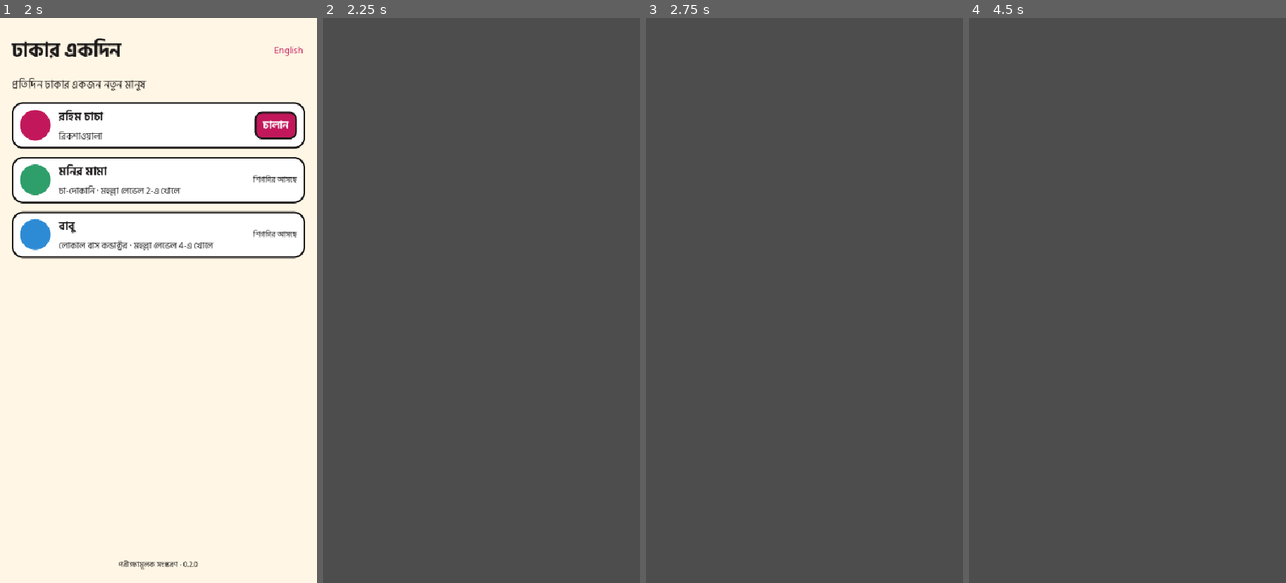
Above: before the commit, frames 1-4 (left to right).
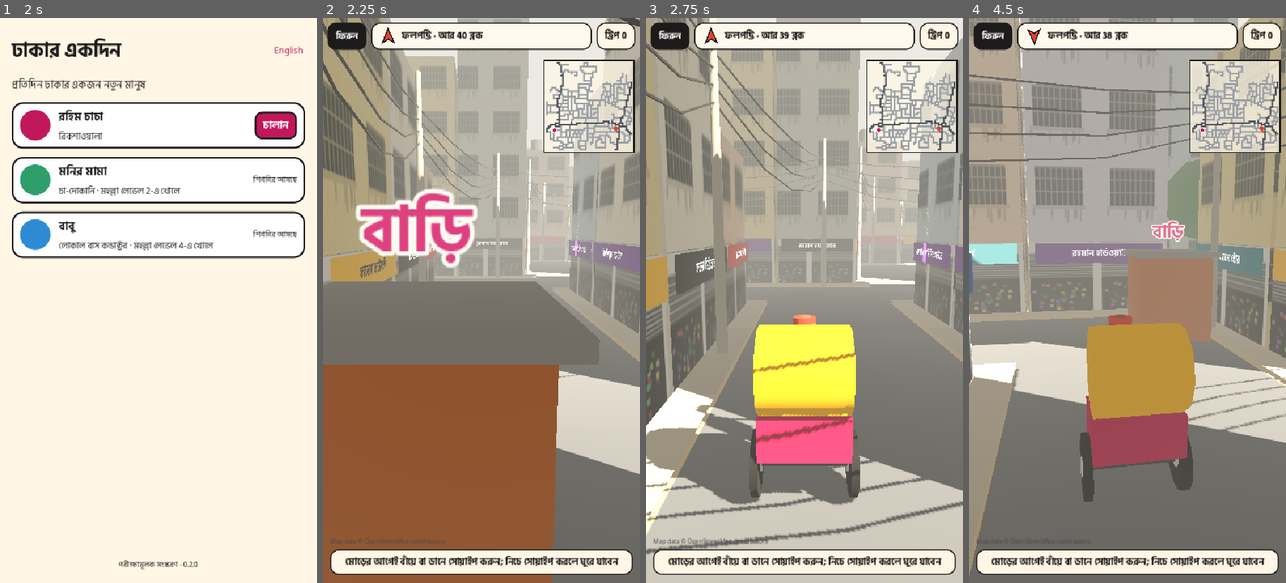
Above: after the commit, the same moments.

Repository: Habibur-Rahman-KUET-09/Dhakay-Akdin
Game: Godot game, scene res://scenes/main.tscn
The game is run twice, just before and just after one commit, with the same random seed, the same clock (stepped at 60 frames per second) and the same inputs.
Inputs (mouse positions are in pixels of both pictures, inside the frame that each line leads up to):
- Up to frame 1 (2 s): click "English" at 0.5 s; click "বাংলা" at 1.25 s
- Up to frame 2 (2.25 s): click "চালান" at 2 s
- Up to frame 3 (2.75 s): no input
- Up to frame 4 (4.5 s): move the mouse to (1197, 272) at 2.77 s; hold Right (ui_right) 2.78-3.5 s; click (1197, 272) at 2.92 s; drag from (1064, 328) to (1111, 413) at 3.52 s; move the mouse to (1159, 176) at 4.27 s; hold Right (ui_right) from 4.28 s (still down)

Frame 1 is identical in both runs. In frame 2, 98% of the frame differs, in the area x 0-100%, y 0-100%; in frame 3, 96%; in frame 4, 98%.
Error before the commit: Parse Error: Cannot infer the type of "target" variable because the value doesn't have a set type. (res://scripts/world/traffic.gd:91)

Commit message:
3D: type the traffic position so the script compiles
Co-Authored-By: Claude Opus 5.5 <noreply@anthropic.com>
Claude-Session: https://claude.ai/code/session_01D5VTTbiAkjZrLBvbSQEf7i

Diff:
--- a/game/scripts/world/traffic.gd
+++ b/game/scripts/world/traffic.gd
@@ -88,7 +88,7 @@
 	var pos := d.position()
 	var f := Vector3(RoadMap.DX[d.heading], 0, RoadMap.DY[d.heading])
 	var left := Vector3(f.z, 0, -f.x)
-	var target := Vector3((pos.x + 0.5) * City.T, 0, (pos.y + 0.5) * City.T) + left * a.side
+	var target: Vector3 = Vector3((pos.x + 0.5) * City.T, 0, (pos.y + 0.5) * City.T) + left * a.side
 	if a.kind == "person":
 		target.y = 0.15 + absf(sin(Time.get_ticks_msec() / 180.0 + a.phase)) * 0.05
 	var yaw := -d.heading * PI / 2
